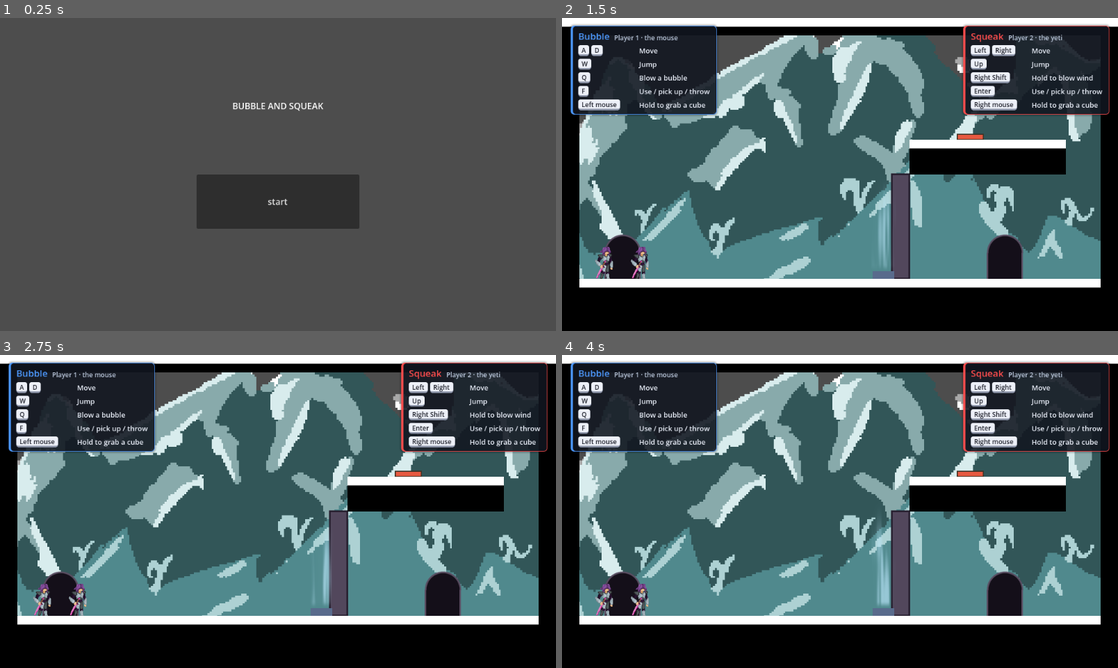
Above: before the commit, frames 1-4 (two rows, left to right).
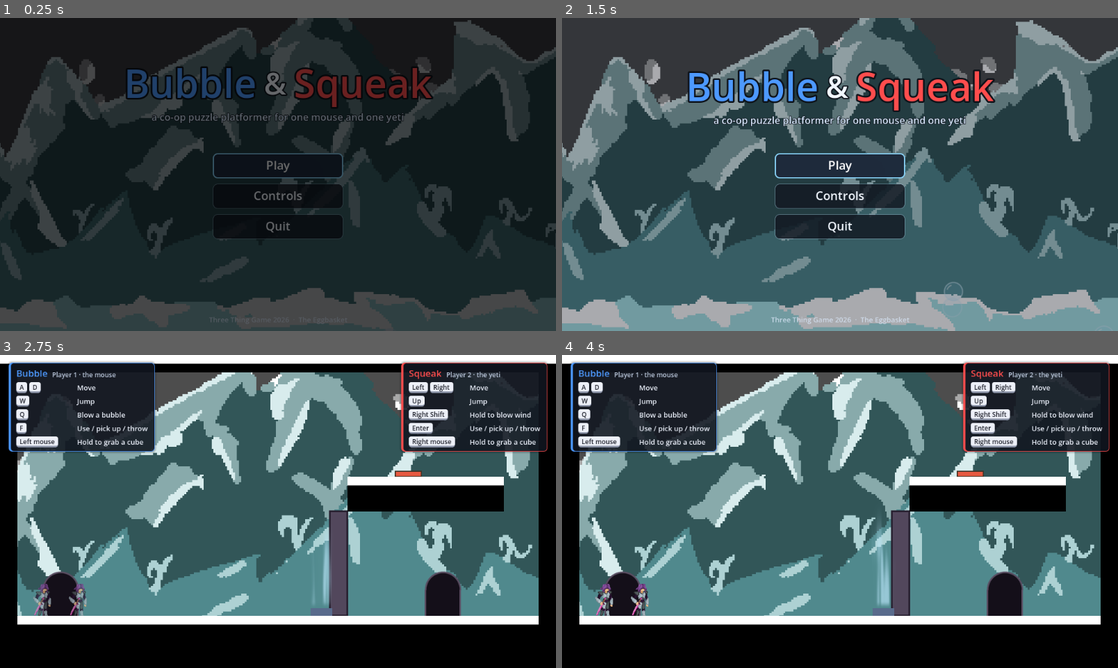
Above: after the commit, the same moments.

Repository: Michael-K-Williams/The-Eggbasket---ThreeThingGameSubmission2026
Game: Godot game, scene res://Scenes/main_menu.tscn
Same seed, same stepped clock (60 frames per second), same inputs: the game is played once before the commit and once after it.
Inputs (mouse positions are in pixels of both pictures, inside the frame that each line leads up to):
- Up to frame 1 (0.25 s): no input
- Up to frame 2 (1.5 s): click (840, 196) at 0.5 s, where only the run after the commit has a clickable "Controls"; click (840, 246) at 1.25 s, where only the run after the commit has a clickable "Back"
- Up to frame 3 (2.75 s): click (278, 502) at 2 s, where only the run after the commit has a clickable "Play"
- Up to frame 4 (4 s): hold Tab (toggle_controls) 2.78-3.53 s; tap Tab (toggle_controls) at 3.6 s

The runs differ from the first frame. In frame 1, 89% of the frame differs, in the area x 0-100%, y 0-100%; in frame 2, 99%; in frame 3, 0.2%; in frame 4, nothing differs.

Commit message:
Redo the main menu with a title card
Level backdrop with drifting clouds and bubbles floating up, Bubble & Squeak
in the players' colours with a subtitle, styled Play / Controls / Quit, a
Controls overlay with both cards, fades in from black. Same scene uid, so
nothing pointing at it breaks. button.gd isn't used by it any more.

Diff:
--- a/bubble-&-squeak-/Scenes/main_menu.tscn
+++ b/bubble-&-squeak-/Scenes/main_menu.tscn
@@ -1,32 +1,12 @@
 [gd_scene format=3 uid="uid://d2e6bh055l32g"]
 
-[ext_resource type="Script" uid="uid://b6a3tilw1rlac" path="res://Scripts/button.gd" id="1_28flt"]
+[ext_resource type="Script" path="res://Scripts/main_menu.gd" id="1_menu"]
 
-[node name="MainMenu" type="Control" unique_id=93646524]
+[node name="MainMenu" type="Control"]
 layout_mode = 3
 anchors_preset = 15
 anchor_right = 1.0
 anchor_bottom = 1.0
 grow_horizontal = 2
 grow_vertical = 2
-
-[node name="Button" type="Button" parent="." unique_id=1462196357]
-layout_mode = 0
-offset_left = 362.0
-offset_top = 288.0
-offset_right = 662.0
-offset_bottom = 388.0
-text = "start"
-script = ExtResource("1_28flt")
-
-[node name="Label" type="Label" parent="." unique_id=220275101]
-layout_mode = 0
-offset_left = 412.0
-offset_top = 150.0
-offset_right = 612.0
-offset_bottom = 192.0
-text = "Bubble and Squeak"
-horizontal_alignment = 1
-uppercase = true
-
-[connection signal="pressed" from="Button" to="Button" method="_on_pressed"]
+script = ExtResource("1_menu")
--- /dev/null
+++ b/bubble-&-squeak-/Scripts/main_menu.gd
@@ -0,0 +1,216 @@
+# Title screen: the level backdrop with drifting clouds and bubbles floating up,
+# the title in the players' colours, and Play / Controls / Quit.
+# Bubble is the mouse (player 1), Squeak is the yeti (player 2). Yes, that way round.
+extends Control
+
+const FIRST_LEVEL := "res://Scenes/level_1.tscn"
+
+var _clouds: TextureRect
+var _bubbles: Control
+var _title: Control
+var _controls: Control
+var _play: Button
+var _time := 0.0
+var _spawn_left := 0.0
+
+
+func _ready() -> void:
+	set_anchors_preset(Control.PRESET_FULL_RECT)
+	_build_backdrop()
+	_build_title()
+	_build_buttons()
+	_build_controls()
+	_build_footer()
+	_fade_in()
+	_play.grab_focus()
+
+
+# ---------- backdrop ----------
+
+func _layer(tex: String) -> TextureRect:
+	var r := TextureRect.new()
+	r.texture = load(tex)
+	r.texture_filter = CanvasItem.TEXTURE_FILTER_NEAREST
+	r.expand_mode = TextureRect.EXPAND_IGNORE_SIZE
+	r.stretch_mode = TextureRect.STRETCH_KEEP_ASPECT_COVERED
+	r.set_anchors_preset(Control.PRESET_FULL_RECT)
+	r.mouse_filter = Control.MOUSE_FILTER_IGNORE
+	add_child(r)
+	return r
+
+
+func _build_backdrop() -> void:
+	_clouds = _layer("res://sprites/clouds.png")
+	# a little wider than the screen so it can drift without showing an edge
+	_clouds.offset_left = -40
+	_clouds.offset_right = 40
+	_layer("res://sprites/back.png")
+	_layer("res://sprites/middle.png")
+	_layer("res://sprites/front.png")
+
+	_bubbles = Control.new()
+	_bubbles.set_anchors_preset(Control.PRESET_FULL_RECT)
+	_bubbles.mouse_filter = Control.MOUSE_FILTER_IGNORE
+	add_child(_bubbles)
+
+	# darken the middle a bit so the title and buttons stand out
+	var shade := ColorRect.new()
+	shade.color = Color(0.03, 0.05, 0.09, 0.35)
+	shade.set_anchors_preset(Control.PRESET_FULL_RECT)
+	shade.mouse_filter = Control.MOUSE_FILTER_IGNORE
+	add_child(shade)
+
+
+func _process(delta: float) -> void:
+	_time += delta
+	_clouds.position.x = sin(_time * 0.15) * 30.0
+	_spawn_left -= delta
+	if _spawn_left <= 0.0:
+		_spawn_left = randf_range(0.35, 0.8)
+		_spawn_bubble()
+
+
+func _spawn_bubble() -> void:
+	var b := BubbleVisual.new()
+	b.radius = randf_range(6.0, 22.0)
+	var start := Vector2(randf_range(0.0, size.x), size.y + 30.0)
+	b.position = start
+	b.modulate.a = randf_range(0.5, 0.9)
+	_bubbles.add_child(b)
+	var rise := randf_range(6.0, 11.0)
+	var drift := randf_range(-60.0, 60.0)
+	var t := b.create_tween().set_parallel(true)
+	t.tween_property(b, "position:y", -40.0, rise)
+	t.tween_property(b, "position:x", start.x + drift, rise).set_trans(Tween.TRANS_SINE)
+	t.chain().tween_callback(b.queue_free)
+
+
+# ---------- title card ----------
+
+func _build_title() -> void:
+	var col := VBoxContainer.new()
+	col.add_theme_constant_override("separation", 0)
+	col.set_anchors_preset(Control.PRESET_CENTER_TOP)
+	col.grow_horizontal = Control.GROW_DIRECTION_BOTH
+	col.offset_top = 70
+	col.mouse_filter = Control.MOUSE_FILTER_IGNORE
+	add_child(col)
+
+	var row := HBoxContainer.new()
+	row.add_theme_constant_override("separation", 14)
+	row.alignment = BoxContainer.ALIGNMENT_CENTER
+	row.mouse_filter = Control.MOUSE_FILTER_IGNORE
+	row.add_child(UiStyle.title("Bubble", 72, ControlsLegend.BUBBLE_COL))
+	row.add_child(UiStyle.title("&", 56))
+	row.add_child(UiStyle.title("Squeak", 72, ControlsLegend.SQUEAK_COL))
+	col.add_child(row)
+	col.add_child(UiStyle.title("a co-op puzzle platformer for one mouse and one yeti", 18, Color(0.85, 0.92, 1.0)))
+	_title = col
+
+	# gentle bob
+	var t := create_tween().set_loops().set_trans(Tween.TRANS_SINE).set_ease(Tween.EASE_IN_OUT)
+	t.tween_property(col, "offset_top", 78.0, 2.2)
+	t.tween_property(col, "offset_top", 70.0, 2.2)
+
+
+# ---------- buttons ----------
+
+func _build_buttons() -> void:
+	var col := VBoxContainer.new()
+	col.add_theme_constant_override("separation", 10)
+	col.set_anchors_preset(Control.PRESET_CENTER)
+	col.grow_horizontal = Control.GROW_DIRECTION_BOTH
+	col.grow_vertical = Control.GROW_DIRECTION_BOTH
+	col.offset_top = 40
+	col.offset_bottom = 40
+	add_child(col)
+	_play = _button(col, "Play", func(): get_tree().change_scene_to_file(FIRST_LEVEL))
+	_button(col, "Controls", func(): _show_controls(true))
+	_button(col, "Quit", func(): get_tree().quit())
+
+
+func _button(parent: Control, label: String, action: Callable) -> Button:
+	var b := Button.new()
+	b.text = label
+	UiStyle.button(b, 22)
+	b.pressed.connect(action)
+	parent.add_child(b)
+	return b
+
+
+# ---------- controls overlay ----------
+
+func _build_controls() -> void:
+	_controls = Control.new()
+	_controls.set_anchors_preset(Control.PRESET_FULL_RECT)
+	add_child(_controls)
+	var dim := ColorRect.new()
+	dim.color = Color(0.02, 0.03, 0.06, 0.8)
+	dim.set_anchors_preset(Control.PRESET_FULL_RECT)
+	_controls.add_child(dim)
+	var centre := CenterContainer.new()
+	centre.set_anchors_preset(Control.PRESET_FULL_RECT)
+	_controls.add_child(centre)
+	var col := VBoxContainer.new()
+	col.add_theme_constant_override("separation", 14)
+	centre.add_child(col)
+	col.add_child(UiStyle.title("Controls", 34))
+	var cards := HBoxContainer.new()
+	cards.add_theme_constant_override("separation", 16)
+	cards.add_child(ControlsLegend.card("Bubble", ControlsLegend.P1_SUB, ControlsLegend.BUBBLE_COL, ControlsLegend.P1_ROWS))
+	cards.add_child(ControlsLegend.card("Squeak", ControlsLegend.P2_SUB, ControlsLegend.SQUEAK_COL, ControlsLegend.P2_ROWS))
+	col.add_child(cards)
+	col.add_child(ControlsLegend.text("Both of you get into the cave and press use to move on.  Esc pauses, Tab shows these in a level.", 13, Color(0.8, 0.86, 0.94)))
+	var back := Button.new()
+	back.text = "Back"
+	UiStyle.button(back, 20)
+	back.size_flags_horizontal = Control.SIZE_SHRINK_CENTER
+	back.pressed.connect(func(): _show_controls(false))
+	col.add_child(back)
+	_controls.visible = false
+
+
+func _show_controls(value: bool) -> void:
+	_controls.visible = value
+	# the title and buttons would show through otherwise
+	_title.visible = not value
+	_play.get_parent().visible = not value
+	if value:
+		_controls.modulate.a = 0.0
+		create_tween().tween_property(_controls, "modulate:a", 1.0, 0.2)
+		_controls.find_children("*", "Button", true, false)[0].grab_focus()
+	else:
+		_play.grab_focus()
+
+
+func _unhandled_input(event: InputEvent) -> void:
+	if _controls.visible and (event.is_action_pressed("pause") or event.is_action_pressed("ui_cancel")):
+		_show_controls(false)
+		get_viewport().set_input_as_handled()
+
+
+func is_showing_controls() -> bool:
+	return _controls.visible
+
+
+# ---------- bits ----------
+
+func _build_footer() -> void:
+	var l := ControlsLegend.text("Three Thing Game 2026  ·  The Eggbasket", 13, Color(0.85, 0.9, 0.97, 0.8))
+	l.set_anchors_preset(Control.PRESET_CENTER_BOTTOM)
+	l.grow_horizontal = Control.GROW_DIRECTION_BOTH
+	l.grow_vertical = Control.GROW_DIRECTION_BEGIN
+	l.offset_bottom = -12
+	l.horizontal_alignment = HORIZONTAL_ALIGNMENT_CENTER
+	add_child(l)
+
+
+func _fade_in() -> void:
+	var black := ColorRect.new()
+	black.color = Color.BLACK
+	black.set_anchors_preset(Control.PRESET_FULL_RECT)
+	black.mouse_filter = Control.MOUSE_FILTER_IGNORE
+	add_child(black)
+	var t := create_tween()
+	t.tween_property(black, "modulate:a", 0.0, 0.6)
+	t.tween_callback(black.queue_free)
Not shown, added: bubble-&-squeak-/Scripts/main_menu.gd.uid
